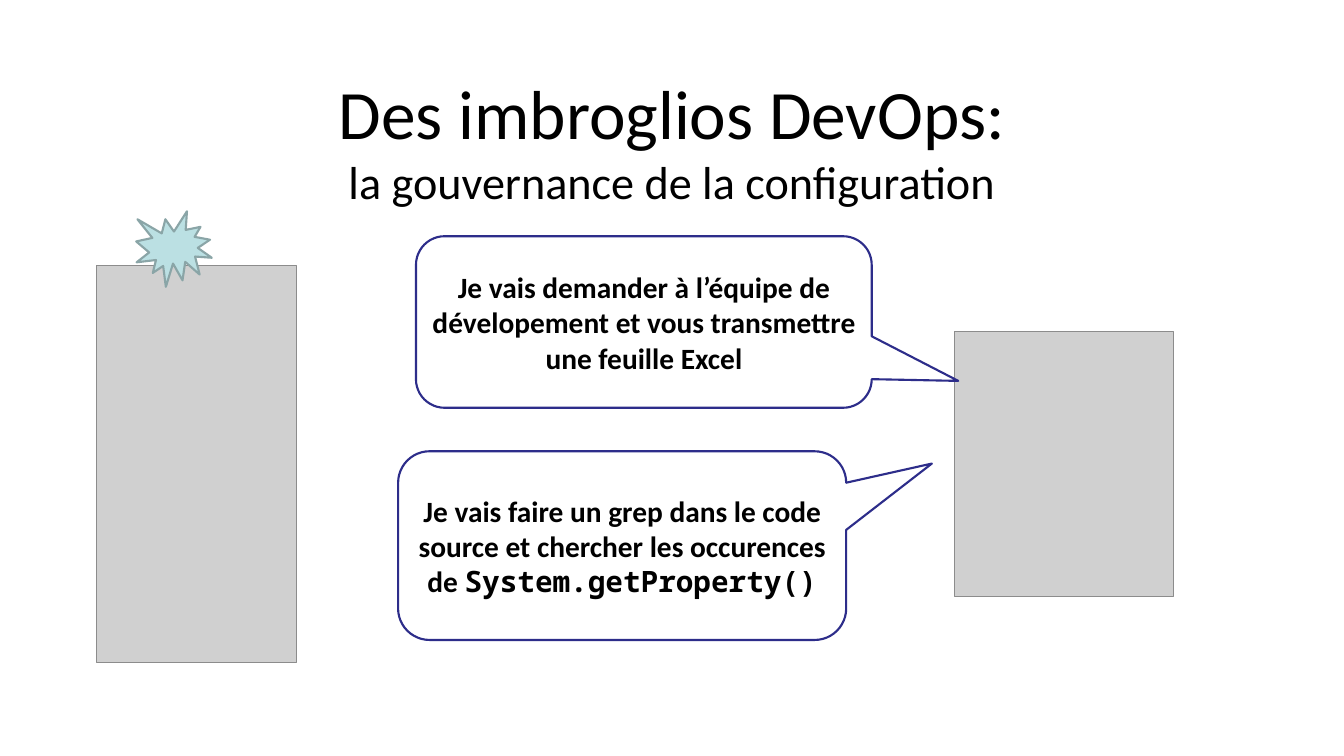
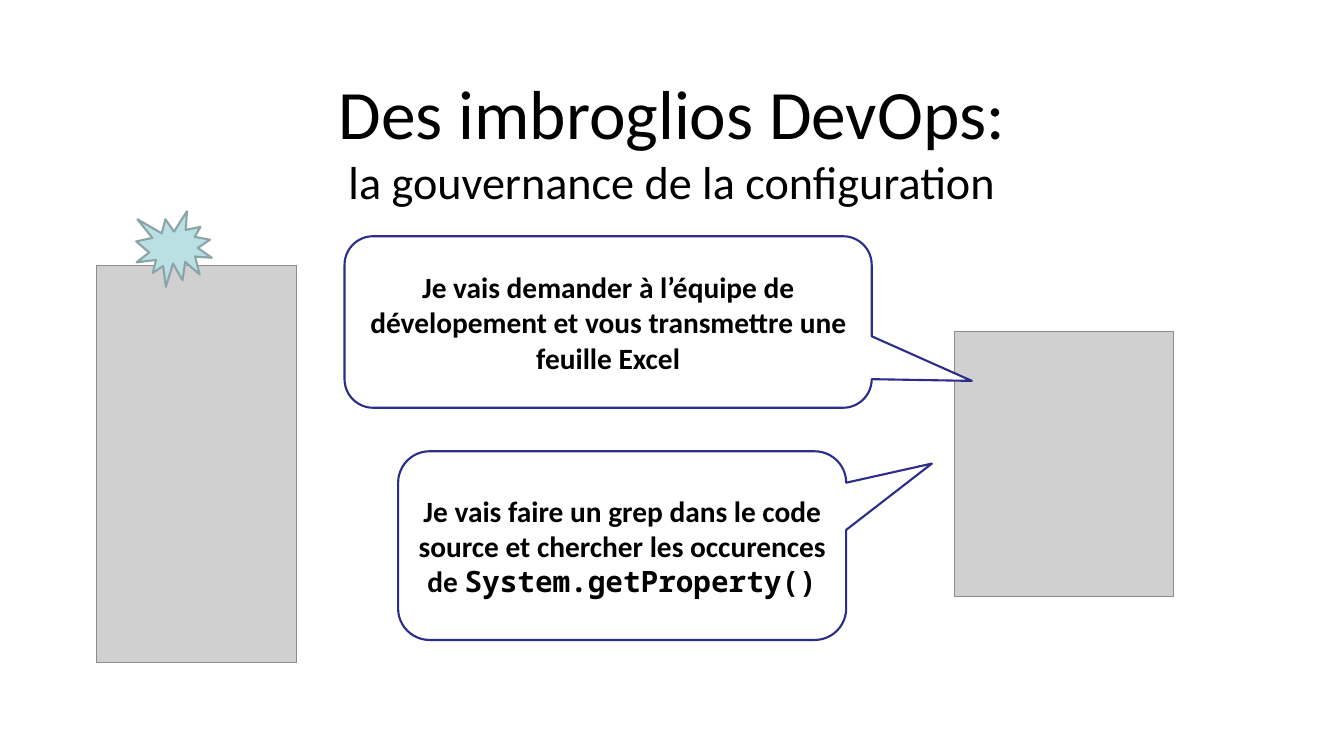
Before and after one commit to dbaeli/conf4j, a slide deck: slide 8 of conf4j-slides/Devops_Configuration_Jungle_Devoxx_FR_2012.pptx. Drawn at 1344x756 pixels with LibreOffice and Linux fonts; fonts in the diff are those of the drawing; grey boxes stand for pictures; background and template pictures are left out. Boxes give left, top, right and bottom in pixels: in the first picture for what was removed or moved away, otherwise in the second. Text is boxed around its words. In the diff, an @@ line names an element or a change of style, - is before the commit and + after.

```diff
--- a/conf4j-slides/Devops_Configuration_Jungle_Devoxx_FR_2012.pptx
+++ b/conf4j-slides/Devops_Configuration_Jungle_Devoxx_FR_2012.pptx
@@ rounded speech box "Je vais demander à l’équipe ...": place and size @@
-rounded speech box "Je vais demander à l’équipe ..." at [416,236,872,407]
+rounded speech box "Je vais demander à l’équipe ..." at [345,236,872,407]
```
Also in this commit, not shown: 8 other slides changed, 1 slide added, 1 slide removed.
